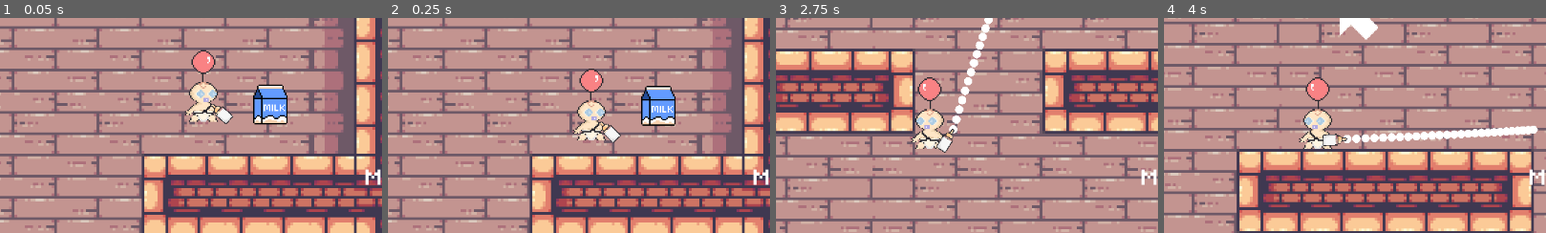
Above: before the commit, frames 1-4 (left to right).
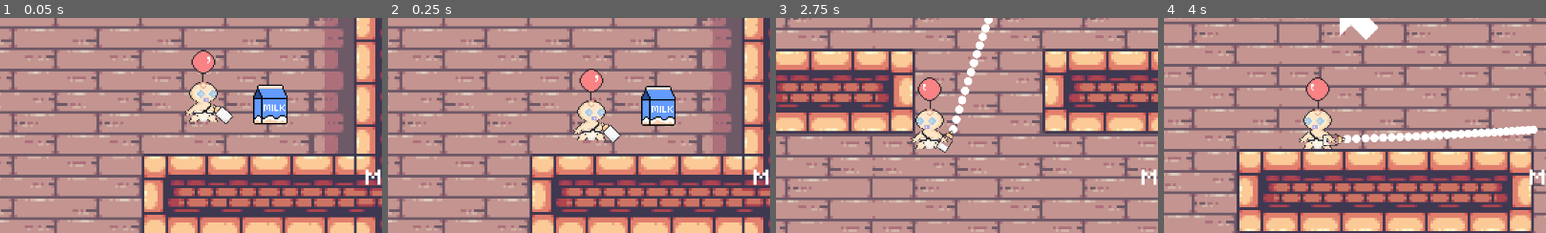
Above: after the commit, the same moments.

Repository: duncwilliams/trust-fund-baby
Game: Godot game, scene res://scenes/main.tscn
The game is run twice, just before and just after one commit, with the same random seed, the same clock (stepped at 60 frames per second) and the same inputs.
Inputs (mouse positions are % of the whole screen's width and height, from its top left):
- Up to frame 1 (0.05 s): no input
- Up to frame 2 (0.25 s): no input
- Up to frame 3 (2.75 s): move the mouse to (72, 45) at 0.52 s; press the mouse at (72, 45) at 0.53 s; move the mouse to (30, 55) at 1.27 s; release the mouse at (30, 55) at 1.28 s; click (30, 55) at 1.35 s; move the mouse to (60, 28) at 2.02 s; press the mouse at (60, 28) at 2.03 s
- Up to frame 4 (4 s): move the mouse to (45, 70) at 2.77 s; release the mouse at (45, 70) at 2.78 s; click (45, 70) at 2.85 s; move the mouse to (80, 65) at 3.52 s; press the mouse at (80, 65) at 3.53 s
The pictures show only the part of the screen within x 23-73%, y 40-90%; the shares and areas given below are measured in that part.

The runs differ from the first frame. In frame 1, less than 0.1% of the frame differs, in the area x 55-59%, y 40-46%; in frame 2, less than 0.1%; in frame 3, 0.1%; in frame 4, 0.1%, in the area x 42-48%, y 54-60%.

Commit message:
bottle animations and tweaks

Diff:
--- a/scenes/bottle.tscn
+++ b/scenes/bottle.tscn
@@ -1,29 +1,80 @@
 [gd_scene format=3 uid="uid://0aibwiyik5ip"]
 
-[ext_resource type="Texture2D" uid="uid://btowpychvtyyd" path="res://art/custom/bottle.png" id="1_724mw"]
 [ext_resource type="Script" uid="uid://cr0mjoxe7bhhc" path="res://scripts/bottle.gd" id="1_qr18b"]
-[ext_resource type="Texture2D" uid="uid://k3gnfr4hnac7" path="res://art/custom/Milk_Bottle.png" id="2_emwc0"]
+[ext_resource type="Texture2D" uid="uid://chf6q00tnb1an" path="res://art/custom/Milk_Bottle_levels-sheet_tweaked.png" id="2_qr18b"]
+
+[sub_resource type="AtlasTexture" id="AtlasTexture_emwc0"]
+atlas = ExtResource("2_qr18b")
+region = Rect2(128, 0, 32, 32)
 
 [sub_resource type="AtlasTexture" id="AtlasTexture_137t8"]
-atlas = ExtResource("2_emwc0")
+atlas = ExtResource("2_qr18b")
+region = Rect2(96, 0, 32, 32)
+
+[sub_resource type="AtlasTexture" id="AtlasTexture_q2db8"]
+atlas = ExtResource("2_qr18b")
+region = Rect2(64, 0, 32, 32)
+
+[sub_resource type="AtlasTexture" id="AtlasTexture_mxwgf"]
+atlas = ExtResource("2_qr18b")
+region = Rect2(32, 0, 32, 32)
+
+[sub_resource type="AtlasTexture" id="AtlasTexture_gns2f"]
+atlas = ExtResource("2_qr18b")
+region = Rect2(160, 0, 32, 32)
+
+[sub_resource type="AtlasTexture" id="AtlasTexture_sb5ox"]
+atlas = ExtResource("2_qr18b")
 region = Rect2(0, 0, 32, 32)
 
 [sub_resource type="SpriteFrames" id="SpriteFrames_a0avw"]
 animations = [{
 "frames": [{
 "duration": 1.0,
-"texture": SubResource("AtlasTexture_137t8")
+"texture": SubResource("AtlasTexture_emwc0")
 }],
-"loop": true,
-"name": &"default",
+"loop": false,
+"name": &"1_plus",
 "speed": 5.0
 }, {
 "frames": [{
 "duration": 1.0,
-"texture": ExtResource("1_724mw")
+"texture": SubResource("AtlasTexture_137t8")
 }],
-"loop": true,
-"name": &"old_default",
+"loop": false,
+"name": &"25_plus",
+"speed": 5.0
+}, {
+"frames": [{
+"duration": 1.0,
+"texture": SubResource("AtlasTexture_q2db8")
+}],
+"loop": false,
+"name": &"50_plus",
+"speed": 5.0
+}, {
+"frames": [{
+"duration": 1.0,
+"texture": SubResource("AtlasTexture_mxwgf")
+}],
+"loop": false,
+"name": &"75_plus",
+"speed": 5.0
+}, {
+"frames": [{
+"duration": 1.0,
+"texture": SubResource("AtlasTexture_gns2f")
+}],
+"loop": false,
+"name": &"empty",
+"speed": 5.0
+}, {
+"frames": [{
+"duration": 1.0,
+"texture": SubResource("AtlasTexture_sb5ox")
+}],
+"loop": false,
+"name": &"full",
 "speed": 5.0
 }]
 
@@ -33,8 +84,10 @@
 metadata/_edit_group_ = true
 
 [node name="AnimatedSprite2D" type="AnimatedSprite2D" parent="." unique_id=1529807745]
+unique_name_in_owner = true
 rotation = 1.5707964
 sprite_frames = SubResource("SpriteFrames_a0avw")
+animation = &"1_plus"
 
 [node name="MuzzlePoint" type="Marker2D" parent="." unique_id=261316996]
 unique_name_in_owner = true
--- a/scripts/bottle.gd
+++ b/scripts/bottle.gd
@@ -34,6 +34,20 @@
 		currently_firing = false
 		fire_accumulator = 0.0
 
+	# sprite handling
+	if milk_amount == 100:
+		$AnimatedSprite2D.play("full")
+	elif milk_amount >= 75:
+		$AnimatedSprite2D.play("75_plus")
+	elif milk_amount >= 50:
+		$AnimatedSprite2D.play("50_plus")
+	elif milk_amount >= 25:
+		$AnimatedSprite2D.play("25_plus")
+	elif milk_amount >= 1:
+		$AnimatedSprite2D.play("1_plus")
+	else:
+		$AnimatedSprite2D.play("empty")
+
 
 func refill() -> void:
 	milk_amount = 100
Binary file added: art/custom/Milk_Bottle_levels-sheet_tweaked.png
Not shown, added: art/custom/Milk_Bottle_levels-sheet_tweaked.png.import
Renamed: art/custom/Milk_Bottle.png -> art/custom/old/Milk_Bottle.png
Not shown, changed: art/custom/old/Milk_Bottle.png.import
Binary file added: art/custom/old/Milk_Bottle_levels.png
Not shown, added: art/custom/old/Milk_Bottle_levels.png.import
Renamed: art/custom/bottle.png -> art/custom/old/bottle.png
Not shown, changed: art/custom/old/bottle.png.import
